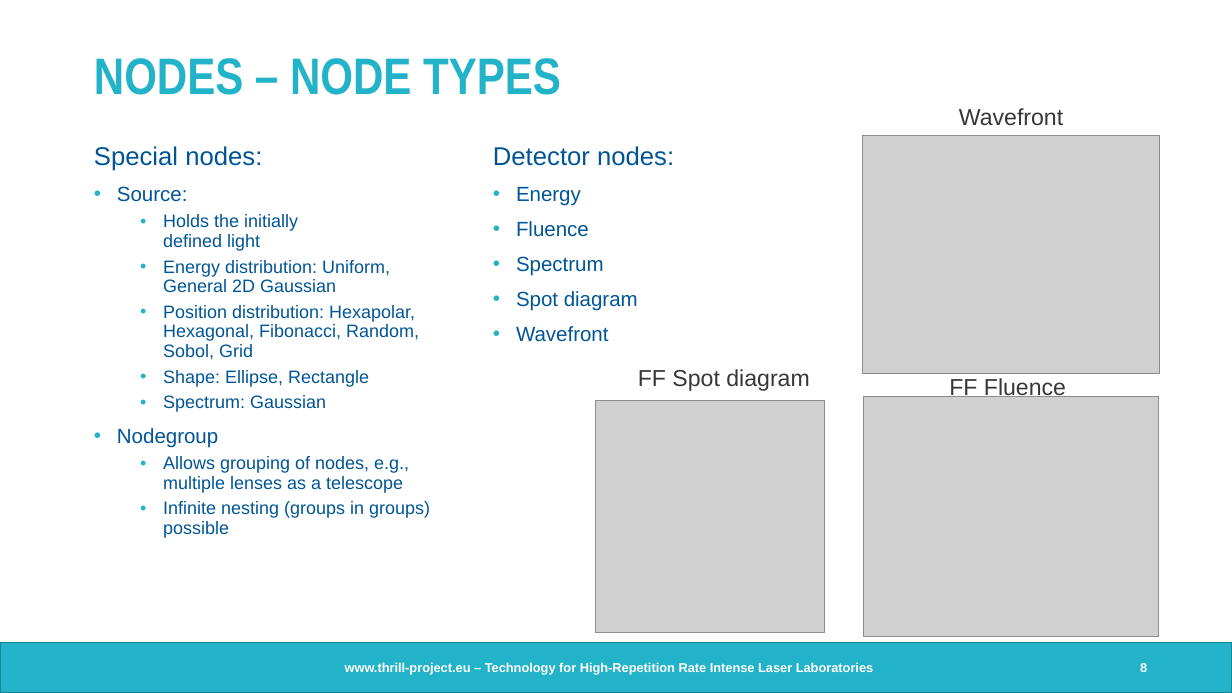
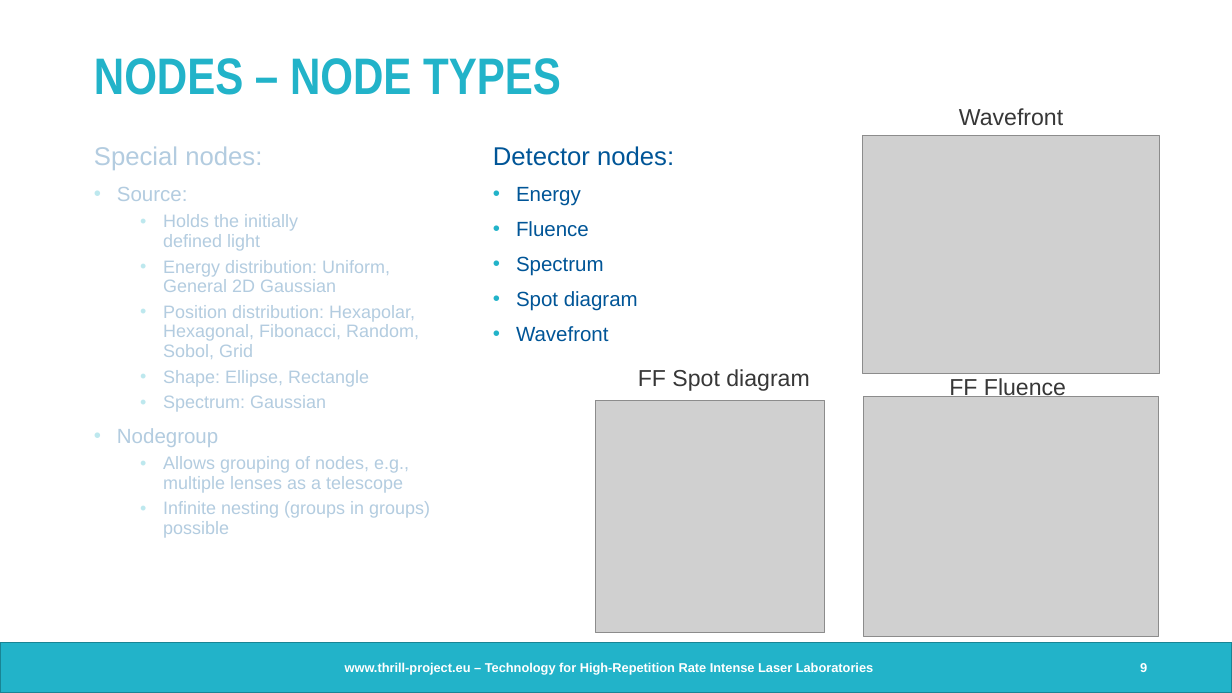
Before and after one commit to opossum-labs/opossum, a slide deck: slide 9 of book/documents/Opossum_Thrill_meeting_20241028.pptx (slide 8 before the commit). Drawn at 1232x693 pixels with LibreOffice and Linux fonts; fonts in the diff are those of the drawing; grey boxes stand for pictures; background and template pictures are left out. Boxes give left, top, right and bottom in pixels: in the first picture for what was removed or moved away, otherwise in the second. Text is boxed around its words. In the diff, an @@ line names an element or a change of style, - is before the commit and + after.

```diff
--- a/book/documents/Opossum_Thrill_meeting_20241028.pptx
+++ b/book/documents/Opossum_Thrill_meeting_20241028.pptx
@@ rectangle added at (58,119,479,633), fill #FFFFFF at 70% opacity @@
```
Also in this commit, not shown: 3 other slides changed, 1 slide added, 1 other file.
